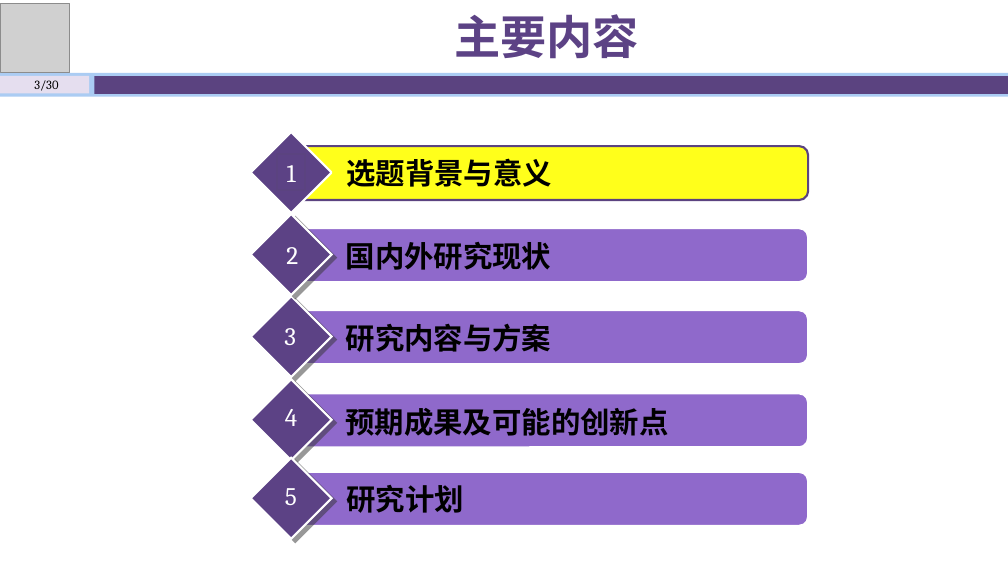
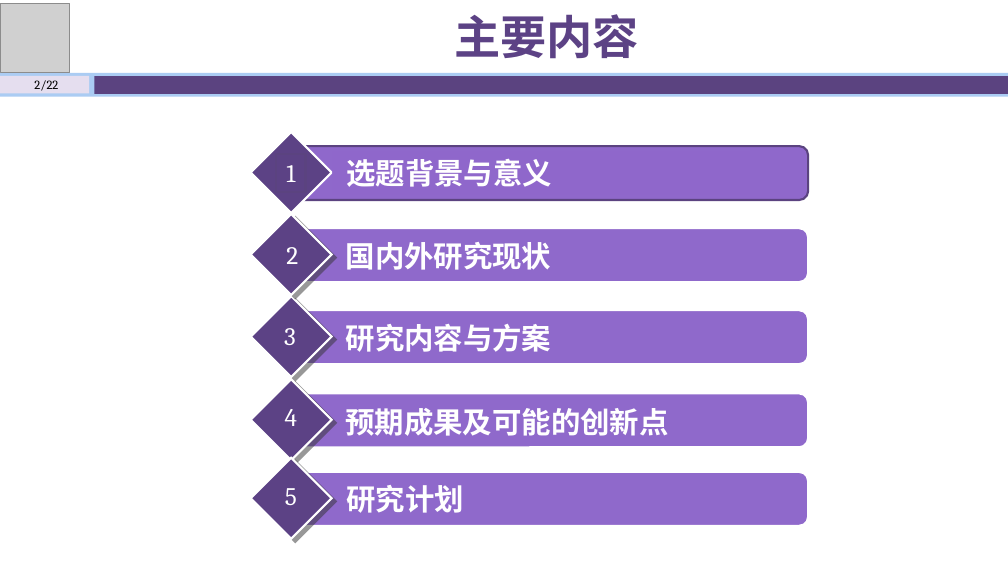
Before and after one commit to shawn47/0930, a slide deck: slide 2 of 开题答辩930.pptx (slide 3 before the commit). Drawn at 1008x567 pixels with LibreOffice and Linux fonts; fonts in the diff are those of the drawing; grey boxes stand for pictures. Boxes give left, top, right and bottom in pixels: in the first picture for what was removed or moved away, otherwise in the second. Text is boxed around its words. In the diff, an @@ line names an element or a change of style, - is before the commit and + after.

```diff
--- a/开题答辩930.pptx
+++ b/开题答辩930.pptx
@@ page number at bbox=[34, 80, 58, 91]: text changed @@
-3/30
+2/22
@@ rounded rectangle at bbox=[296, 146, 808, 200]: fill #FFFF1B to #8F68CB @@
@@ rectangle "选题背景与意义" at bbox=[333, 151, 749, 194]: text colour #000000 to #FFFFFF; fill #FFFF1B to #8F67CB @@
@@ text colour #000000 to #FFFFFF in 4 elements at bbox=[346, 408, 669, 436], bbox=[346, 485, 464, 513], bbox=[346, 324, 552, 352], bbox=[346, 242, 552, 270] @@
```
Also in this commit, not shown: 20 other slides changed, 8 slides removed, 26 other files.
